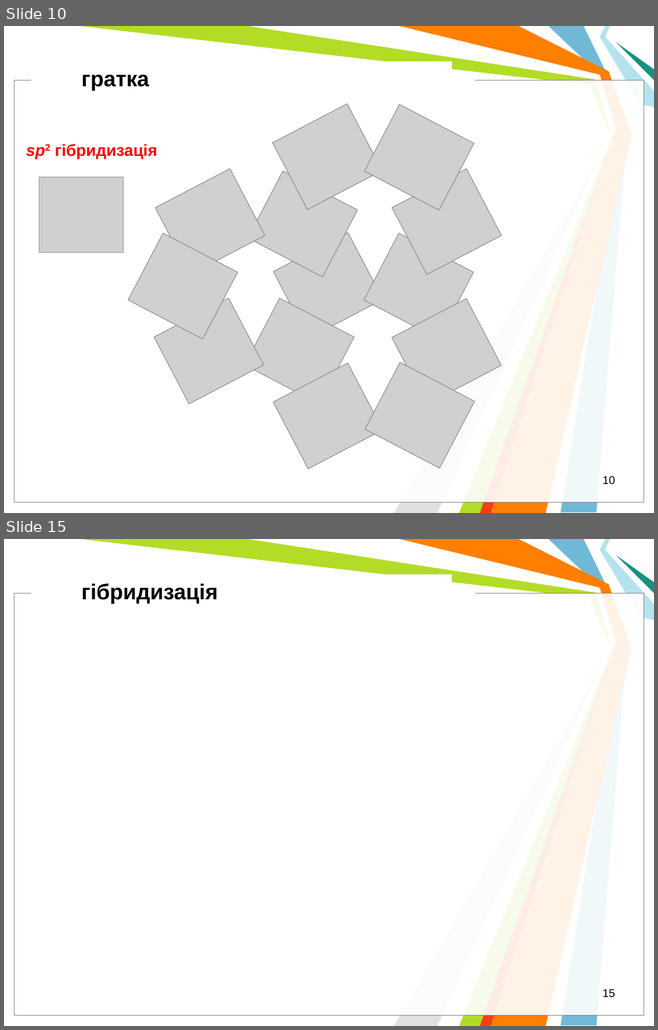
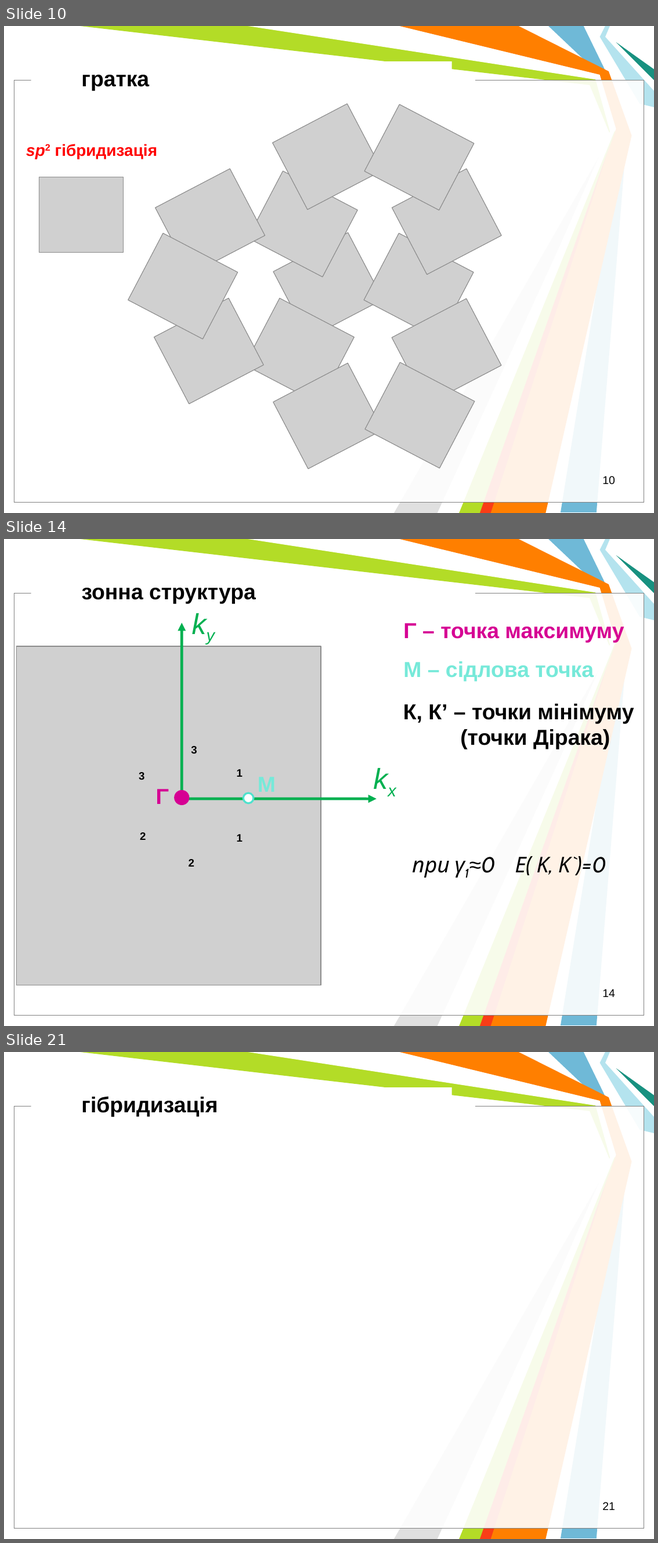
Before and after one commit to l432/NMK, a slide deck: Lecture/Nanoelectronika/Present/NanoelectronV5.ppt. Shown one above the other, each under a label of ours: slides 10 and 15 before the commit, slides 10, 14 and 21 after it; the slides between them are not shown. The pictures are 658x1030 and 658x1543 pixels, drawn with LibreOffice and Linux fonts; fonts in the diff are those of the drawing; grey boxes stand for pictures; background and template pictures are left out. Boxes give left, top, right and bottom in pixels: in the first picture for what was removed or moved away, otherwise in the second. Text is boxed around its words. In the diff, an @@ line names an element or a change of style, - is before the commit and + after.

```diff
--- a/Lecture/Nanoelectronika/Present/NanoelectronV5.ppt
+++ b/Lecture/Nanoelectronika/Present/NanoelectronV5.ppt
@@ slide 14 added at (4,539,654,1026), background #FFFFFF; not listed: 11 template elements that a slide beside it also shows @@
@@ text added at (82,588,256,603), 24 pt, text #000000, bold @@
+зонна структура
@@ group added at (16,602,633,985): 13 texts, 2 arrows, 2 ellipses, 1 picture @@
+kx
+ky
+1
+1
+2
+2
+3
+3
+Γ
+M
+Γ – точка максимуму
+M – сідлова точка
+К, К’ – точки мінімуму (точки Дірака)
@@ text added at (412,856,606,878), 24 pt, text #000000, italic @@
+при γ1≈0 Ε( Κ, Κ`)=0
@@ page number added at (602,989,615,997), 12.5 pt, text #000000 @@
+14
@@ what was slide 15 is now slide 21 @@
@@ page number at (602,1502,615,1510): text changed @@
-15
+21
```
Also in this commit, not shown: 2 slides changed, 8 other slides added, 2 slides removed, 3 other files.
